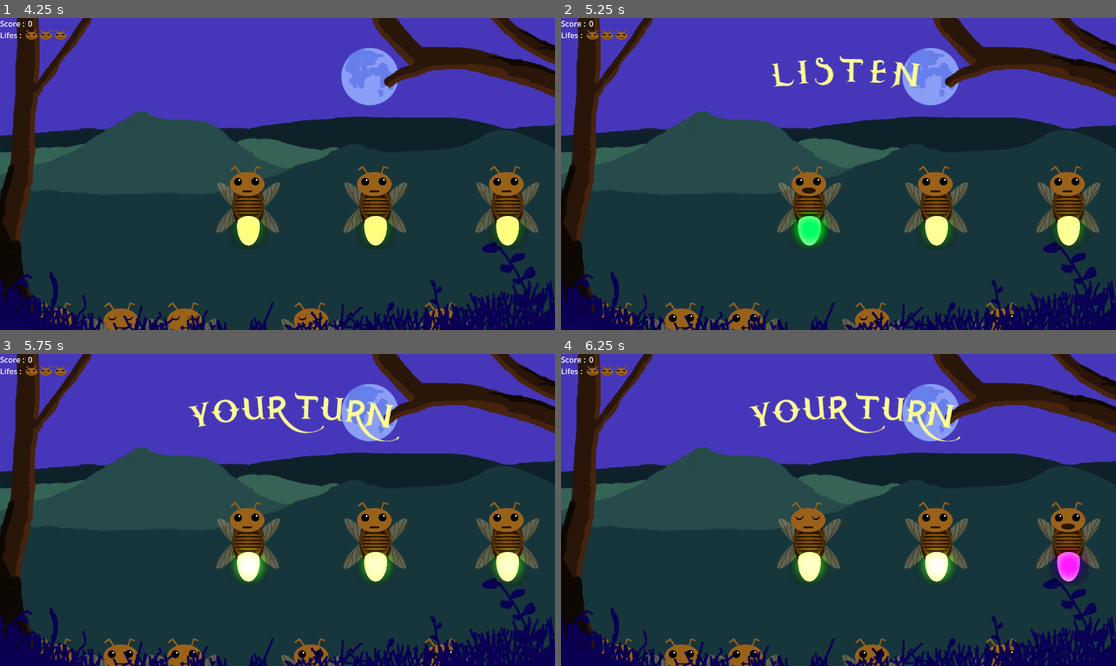
Above: before the commit, frames 1-4 (two rows, left to right).
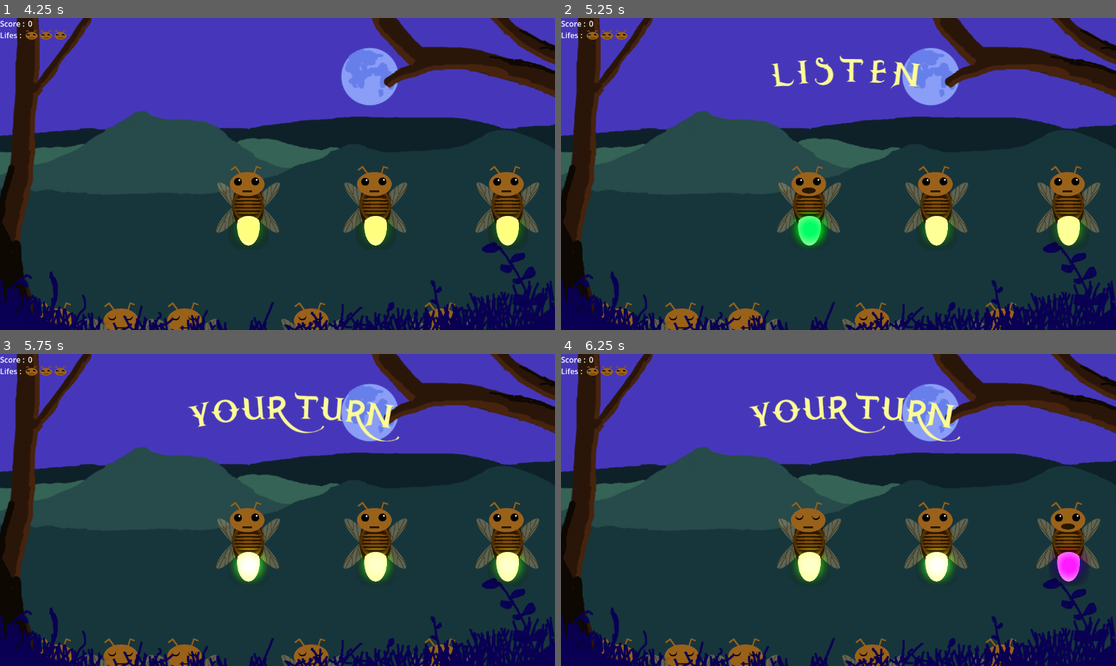
Above: after the commit, the same moments.

Repository: Kaijiro/ld56
Game: Godot game, scene res://scenes/menu.tscn
The game is run twice, just before and just after one commit, with the same random seed, the same clock (stepped at 60 frames per second) and the same inputs. Sound files missing from this copy of the repository are replaced by a short silence.
Inputs (mouse positions are in pixels of both pictures, inside the frame that each line leads up to):
- Up to frame 1 (4.25 s): click "Creative mode" at 0.5 s; move the mouse to (55, 183) at 1.27 s; click (55, 183) at 1.35 s; move the mouse to (122, 208) at 2.02 s; click (122, 208) at 2.1 s; click "Back to menu" at 2.75 s; click "Classic mode" at 3.5 s
- Up to frame 2 (5.25 s): move the mouse to (810, 208) at 4.27 s; click (810, 208) at 4.35 s; move the mouse to (938, 208) at 5.02 s; click (938, 208) at 5.1 s
- Up to frame 3 (5.75 s): no input
- Up to frame 4 (6.25 s): move the mouse to (1066, 544) at 5.77 s; click (1066, 544) at 5.85 s

Frame 1 is identical in both runs. In frame 2, 0.1% of the frame differs, in the area x 8-82%, y 94-98%; in frame 3, 0.2%; in frame 4, 0.2%.

Commit message:
Bug fixes and print cleaning

Diff:
--- a/scenes/firefly.tscn
+++ b/scenes/firefly.tscn
@@ -106,7 +106,7 @@
 scale = Vector2(0.481221, 0.481221)
 sprite_frames = SubResource("SpriteFrames_aikpu")
 animation = &"idle"
-frame_progress = 0.0391934
+frame_progress = 0.74385
 
 [node name="Tail" type="AnimatedSprite2D" parent="."]
 position = Vector2(0, 66)
--- a/scenes/ld_56.tscn
+++ b/scenes/ld_56.tscn
@@ -168,6 +168,7 @@
 texture = ExtResource("17_ersqf")
 
 [node name="Perfect" type="Sprite2D" parent="UI"]
+visible = false
 position = Vector2(609, 131.5)
 texture = ExtResource("18_dk3w0")
 
--- a/scripts/firefly.gd
+++ b/scripts/firefly.gd
@@ -69,6 +69,13 @@
     if self.is_awake :
         if self.position.y > self.awake_height:
             self.position.y -= delta * awake_speed
+        self.tempo_blink += delta
+        if self.tempo_blink >= self.blink_time && self.head.animation == "idle":
+            self.head.play("sleep")
+        if self.tempo_blink >= self.blink_time + 0.2 && self.head.animation == "sleep":
+            self.head.play("idle")
+        if self.tempo_blink >= 3.0:
+            self.tempo_blink = 0
 
     if !self.is_awake && self.position.y > self.sleepy_height:
         self.position.y -= delta * awake_speed
@@ -76,13 +83,7 @@
     if self.is_clickable() && Input.is_action_just_pressed("click"):
         self.activate()
 
-    self.tempo_blink += delta
-    if self.tempo_blink >= self.blink_time && self.head.animation == "idle":
-        self.head.play("sleep")
-    if self.tempo_blink >= self.blink_time + 0.2 && self.head.animation == "sleep":
-        self.head.play("idle")
-    if self.tempo_blink >= 3.0:
-        self.tempo_blink = 0
+
 
     if self.isPulsing:
         if self.isPulseUp:
--- a/scripts/sequencer.gd
+++ b/scripts/sequencer.gd
@@ -59,10 +59,8 @@
         self.add_note()
         await self.get_tree().create_timer(1).timeout
     self.ui_perfect.visible = false
-    print("I will begin my sequence")
     await self.play_sequence()
 
-    print("My sequence is terminated, asking player to start its turn")
     GameSignals.emit_signal("PlayerTurn")
     self.ui_player_turn.visible = true
 
@@ -85,20 +83,18 @@
 
 func sequence_success() -> void:
     self.ui_player_turn.visible = false
-    print("Player has finished turn")
     self.sequence_index = 0
     self.score += self.point
     GameSignals.emit_signal("ScoreChange", self.score)
-    print("New Score : "+str(self.score))
     if self.sequence.size() == self.difficulties_max[self.current_difficulty]:
         self.current_difficulty = min(self.current_difficulty + 1, self.difficulties_points.size())
         for n in range(self.difficulties_awake_number[self.current_difficulty - 1], self.difficulties_awake_number[self.current_difficulty]):
             self.fireflies[n].awake();
         self.point = self.difficulties_points[self.current_difficulty]
-        print("New Difficulty : "+ str(self.current_difficulty))
     if self.current_bonus_value >= self.bonus_trigger:
         self.count_error = max(0,self.count_error - 1)
         self.bonus_trigger += 1
+        self.current_bonus_value = 0
         GameSignals.emit_signal("LifeGain",  self.max_error - self.count_error)
     # TODO : Maybe add a timer here to wait for the animation to end
     GameSignals.emit_signal("FirefliesTurn")
@@ -110,8 +106,6 @@
     await get_tree().create_timer(1).timeout
     self.count_error += 1
     self.point = max(self.point - 1, 1);
-    print("New point value : "+str(self.point))
-    print("Error count : "+str(self.count_error))
     GameSignals.emit_signal("LifeLost",  self.max_error - self.count_error)
     if self.count_error < self.max_error:
         self.is_lasttry_error = true
@@ -122,17 +116,14 @@
 
 # TODO Placeholder, probably won't make it to final build
 func game_over() -> void:
-    print("Final Score : ",self.score)
     GameSignals.emit_signal("BlockInputs")
     self.ui_player_turn.visible = false
 
 func handle_player_play(id: int) -> void:
     if self.sequence[self.sequence_index].id == id:
-        print("Player input is right :",id)
         self.sequence_index = self.sequence_index + 1
         if self.sequence_index == self.sequence.size():
             if self.is_perfect:
-                print("is perfect !")
                 self.ui_perfect.visible = true
                 self.current_bonus_value += 1
             self.is_perfect = true
@@ -140,5 +131,4 @@
         else:
             GameSignals.emit_signal("AwaitNextInput")
     else:
-        print("Player input is wrong :",id)
         GameSignals.emit_signal("PlayerEnteredWrongSequence")
--- a/scripts/ui_manager.gd
+++ b/scripts/ui_manager.gd
@@ -25,7 +25,6 @@
     (life_texture as TextureRect).self_modulate = Color(.33, .33, .33)
 
 func _on_life_gain(remaining_lifes: int) -> void:
-    print(self.lifes_label.get_children())
     var life_texture = self.lifes_label.get_children()[remaining_lifes-1]
     (life_texture as TextureRect).texture = happy_face
     (life_texture as TextureRect).self_modulate = Color(1, 1, 1)
@@ -34,7 +33,6 @@
     end_screen.visible = true
 
 func _on_play_again_button_pressed() -> void:
-    print('An other !')
     get_tree().reload_current_scene()
 
 func _on_back_button_pressed() -> void:
